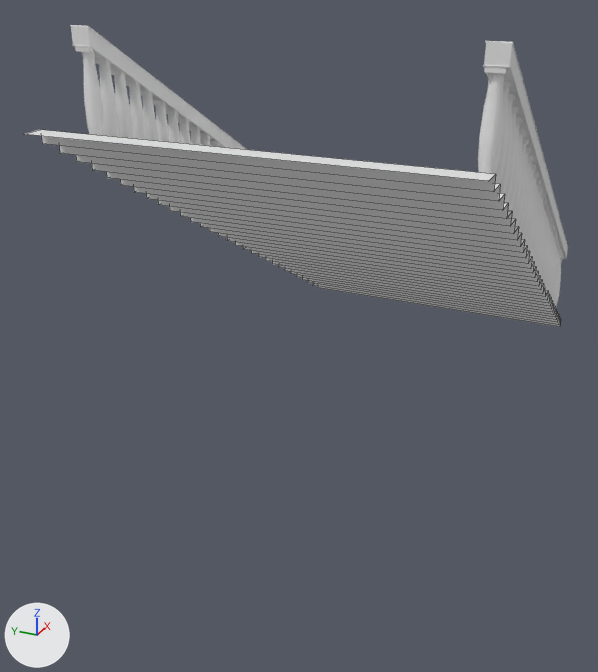
Renders of the FBX model Assets/MyContent/Art/Models/Structure/Stairs/Stairs.fbx from each side of a commit.
Before and after are seen from a 50 mm camera at (-19.07, -6.17, 11.24) aimed at (-0.13, 2.35, 1.77). The axes (+X, +Y, +Z) are drawn at lower left. The lights are the same throughout. Mesh edges are drawn as thin lines on the coarser meshes. Where no turn or scale is listed for an object, it has been applied to the vertices.

The older version as bpy lines, for what is in view:
```python
me_mesh = bpy.data.meshes.new('Mesh')
me_mesh.from_pydata(...)  # 122 vertices, 60 faces; spans x -12.5..2.8, y -2.1..7.2, z -2.1..6.6
me_mesh_001 = bpy.data.meshes.new('Mesh.001')
me_mesh_001.from_pydata(...)  # 6590 vertices, 11984 faces; spans x -13.7..0.14, y -0.15..8.85, z -2.44..7.91
ob_object011 = bpy.data.objects.new('Object011', me_mesh_001)
ob_object011.location = (9.23, -3.31, 2.06)
ob_straightstair001 = bpy.data.objects.new('StraightStair001', me_mesh)
ob_straightstair001.location = (6.43, -1.46, 1.44)
```
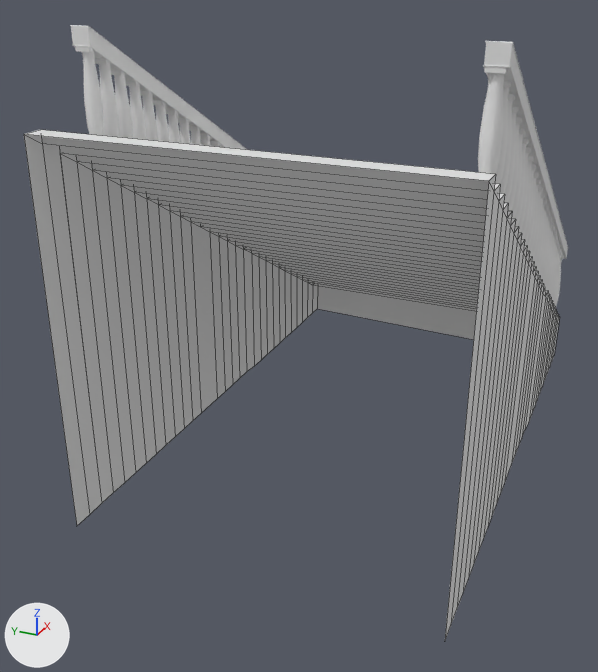
Where the change shows, as pixel boxes [x1, y1, x2, y2] in the pictures (598 x 672 px):
'StraightStair001', reshaped (158% taller): before [26, 130, 561, 327]; after [24, 130, 560, 640]
part 1 of me_mesh, built on: before [318, 286, 561, 327]; after [24, 134, 560, 640]

What changed in the scene script:
```text
Change me_mesh:
    used by ob_straightstair001; location = (6.43, -1.46, 1.44)
    remove me_mesh.from_pydata(...)  # 122 vertices, 60 faces; spans x -12.5..2.8, y -2.1..7.2, z -2.1..6.6
    add me_mesh.from_pydata(...)  # 178 vertices, 176 faces; spans x -12.5..2.8, y -2.1..7.2, z -3.0..6.6
    me_mesh part 1
    3 vertices are removed from x 2.8, y -2.1..7.2, z -2.1..-1.8
    2 faces are deleted
    33 vertices are added at x -12.5..2.8, y -2.1..7.2, z -3.0
    8 new vertices lie (0.5, 0.0, 0.0) away from vertices in x -11.5..-0.7, y -2.1..7.2, z -3.0
    6 new vertices lie (0.5, 0.0, 0.0) away from vertices in x -9.9..-0.2, y -2.1..7.2, z -3.0
    6 new vertices lie (0.5, 0.0, 0.0) away from vertices in x -9.4..0.3, y -2.1..7.2, z -3.0
    6 new vertices lie (0.5, 0.0, 0.0) away from vertices in x -8.9..0.8, y -2.1..7.2, z -3.0
    118 new faces join them
```
